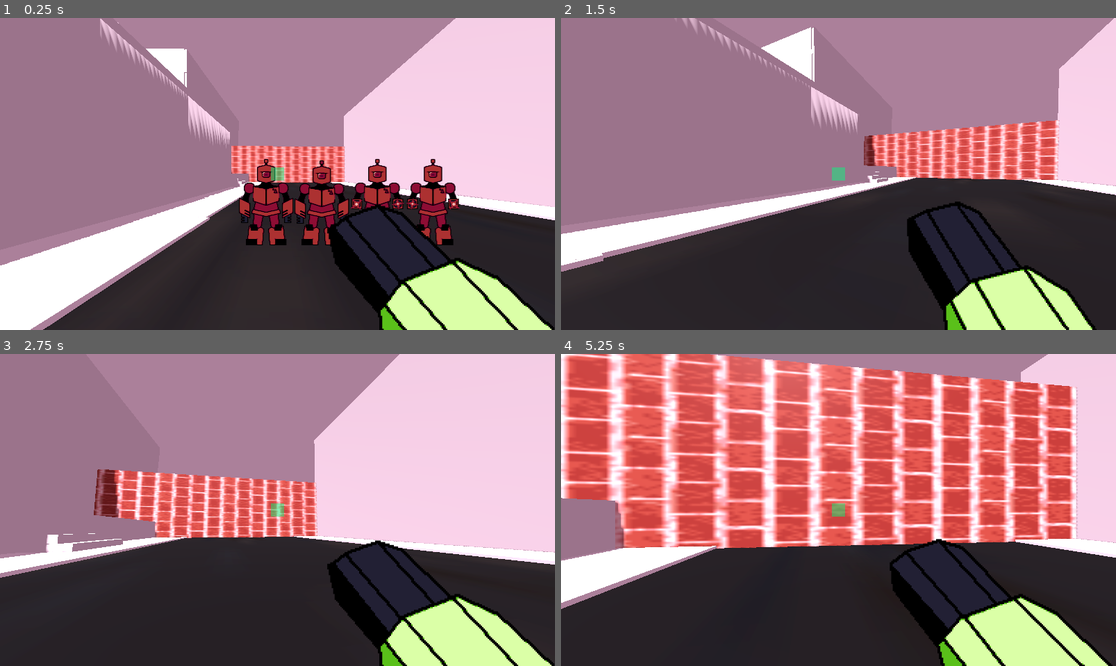
Above: before the commit, frames 1-4 (two rows, left to right).
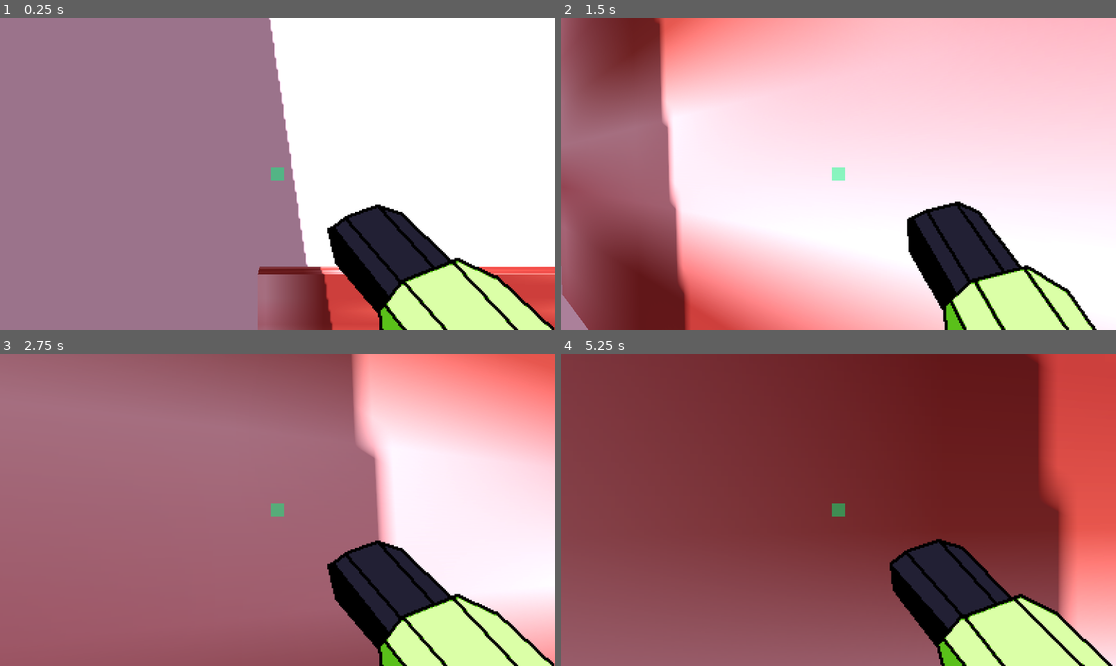
Above: after the commit, the same moments.

Repository: im-ener/Bytecrusher
Game: Godot game, scene res://worldold.tscn
Same seed, same stepped clock (60 frames per second), same inputs: the game is played once before the commit and once after it. This scene is started directly instead of the project's main scene.
Inputs (mouse positions are in pixels of both pictures, inside the frame that each line leads up to):
- Up to frame 1 (0.25 s): no input
- Up to frame 2 (1.5 s): tap Enter (ui_accept) at 0.5 s; move the mouse to (866, 174) at 0.52 s; hold W (forward) from 0.53 s (still down); tap G (fly) at 0.6 s; tap Space (jump) at 0.77 s; move the mouse to (810, 174) at 1.27 s; click (810, 174) at 1.35 s
- Up to frame 3 (2.75 s): keep holding W (forward); tap Space (jump) at 1.52 s; move the mouse to (288, 503) at 2.02 s; tap G (fly) at 2.1 s
- Up to frame 4 (5.25 s): keep holding W (forward); move the mouse to (832, 516) at 2.77 s; click (832, 516) at 2.85 s; tap Space (jump) at 3.02, 3.77, 4.52 s; move the mouse to (877, 513) at 3.52 s; tap G (fly) at 3.6, 5.1 s; move the mouse to (794, 506) at 4.27 s; click (794, 506) at 4.35 s; move the mouse to (844, 510) at 5.02 s

The runs differ from the first frame. In frame 1, 60% of the frame differs, in the area x 0-100%, y 0-100%; in frame 2, 83%; in frame 3, 73%; in frame 4, 90%.

Commit message:
big boy carseat changes
im tired ill get to the enemies tomorrow

Diff:
--- a/enemy.tscn
+++ b/enemy.tscn
@@ -1,12 +1,10 @@
-[gd_scene load_steps=4 format=3 uid="uid://b5thiugidf8si"]
-
-[ext_resource type="Texture2D" uid="uid://c2dakrfsty2b6" path="res://bytecrusher_e_guardian.png" id="1_ramlk"]
+[gd_scene load_steps=3 format=3 uid="uid://b5thiugidf8si"]
 
 [sub_resource type="SpriteFrames" id="SpriteFrames_kyl02"]
 animations = [{
 "frames": [{
 "duration": 1.0,
-"texture": ExtResource("1_ramlk")
+"texture": null
 }],
 "loop": true,
 "name": &"idle",
--- a/world.tscn
+++ b/world.tscn
@@ -1,7 +1,6 @@
-[gd_scene load_steps=46 format=3 uid="uid://b88ifynqh2p7g"]
+[gd_scene load_steps=45 format=3 uid="uid://b88ifynqh2p7g"]
 
 [ext_resource type="PackedScene" uid="uid://ksoc1403pbcp" path="res://player.tscn" id="1_nk5ad"]
-[ext_resource type="Texture2D" path="res://textures/bytecrusher_garage door.png" id="2_4c78b"]
 
 [sub_resource type="GradientTexture2D" id="GradientTexture2D_t5wak"]
 
@@ -46,7 +45,6 @@
 
 [sub_resource type="StandardMaterial3D" id="StandardMaterial3D_nhrex"]
 albedo_color = Color(1, 1, 1, 0)
-albedo_texture = ExtResource("2_4c78b")
 metallic_specular = 0.0
 heightmap_scale = 16.0
 texture_filter = 0
--- a/worldold.tscn
+++ b/worldold.tscn
@@ -1,8 +1,9 @@
-[gd_scene load_steps=11 format=3 uid="uid://ci77iw584njvt"]
+[gd_scene load_steps=12 format=3 uid="uid://ci77iw584njvt"]
 
 [ext_resource type="PackedScene" uid="uid://ksoc1403pbcp" path="res://player.tscn" id="1_0bn5v"]
 [ext_resource type="PackedScene" uid="uid://b5thiugidf8si" path="res://enemy.tscn" id="1_j18s2"]
 [ext_resource type="PackedScene" uid="uid://d3wrjv7tp52v5" path="res://game.glb" id="2_e4j0h"]
+[ext_resource type="PackedScene" uid="uid://dv85kpquw30p" path="res://game36.glb" id="4_l03wn"]
 
 [sub_resource type="PlaneMesh" id="PlaneMesh_o8xln"]
 
@@ -27,10 +28,9 @@
 
 [node name="world" type="Node3D"]
 
+[node name="NavigationAgent3D" type="NavigationAgent3D" parent="."]
+
 [node name="enemy2" parent="." instance=ExtResource("1_j18s2")]
-
-[node name="NavigationLink3D" type="NavigationLink3D" parent="."]
-transform = Transform3D(0.965926, 0.224144, -0.12941, 0, 0.5, 0.866025, 0.258819, -0.836516, 0.482963, 0, 12.2114, 0)
 
 [node name="GridMap" type="GridMap" parent="."]
 transform = Transform3D(15.0485, 0, 0, 0, 0.696548, 0, 0, 0, 14.4551, 1.66478, 2.85587, 14.5754)
@@ -47,7 +47,7 @@
 environment = SubResource("Environment_x8w5f")
 
 [node name="player" parent="." instance=ExtResource("1_0bn5v")]
-transform = Transform3D(1, 0, 0, 0, 1, 0, 0, 0, 1, -1.037, -0.788648, 2.92366)
+transform = Transform3D(1, 0, 0, 0, 1, 0, 0, 0, 1, -64.037, 5.21135, 22.9237)
 
 [node name="DirectionalLight3D" type="DirectionalLight3D" parent="."]
 transform = Transform3D(0.965926, 0.224144, -0.12941, 0, 0.5, 0.866025, 0.258819, -0.836516, 0.482963, 0, 12.2114, 0)
@@ -66,10 +66,19 @@
 
 [node name="game" parent="." instance=ExtResource("2_e4j0h")]
 transform = Transform3D(0.25, 0, 0, 0, 0.25, 0, 0, 0, 0.25, -63, -3, 72)
+visible = false
 
 [node name="StaticBody3D" type="StaticBody3D" parent="game"]
+transform = Transform3D(1, 0, 0, 0, 1, 0, 0, 0, 1, 220, 0, 76)
+
+[node name="MeshInstance3D" type="MeshInstance3D" parent="game/StaticBody3D"]
+skeleton = NodePath("../..")
 
 [node name="CollisionShape3D" type="CollisionShape3D" parent="game/StaticBody3D"]
+visible = false
 shape = SubResource("ConcavePolygonShape3D_itp7i")
 
 [node name="enemy" parent="." instance=ExtResource("1_j18s2")]
+
+[node name="game36" parent="." instance=ExtResource("4_l03wn")]
+transform = Transform3D(0.25, 0, 0, 0, 0.25, 0, 0, 0, 0.25, -32, -2, 26)
Binary file removed: bytecrusher_e_guardian.png
Not shown, removed: bytecrusher_e_guardian.png.import
Binary file removed: bytecrusher_e_windup_facing.png
Not shown, removed: bytecrusher_e_windup_facing.png.import
Binary file added: game36.glb
Not shown, added: game36.glb.import
Binary file added: game36_bytecrusher_bricks.png
Not shown, added: game36_bytecrusher_bricks.png.import
Binary file added: game36_bytecrusher_garage_door.png
Not shown, added: game36_bytecrusher_garage_door.png.import
Binary file added: game36_bytecrusher_road.png
Not shown, added: game36_bytecrusher_road.png.import
(and 21 more such lines)
